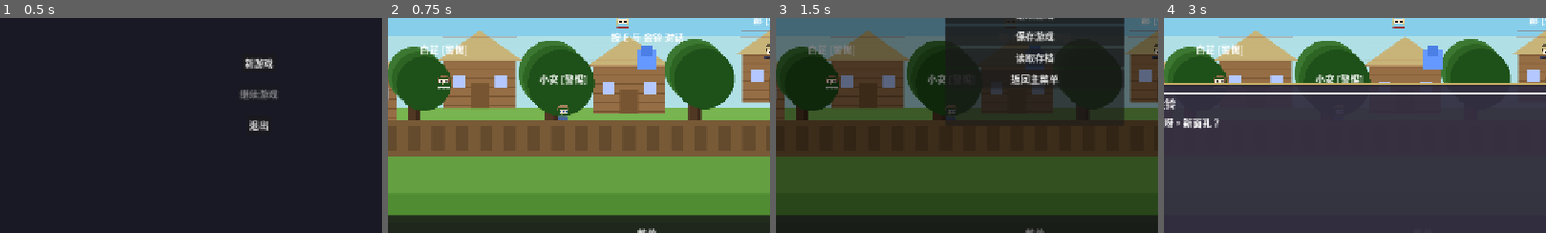
Above: before the commit, frames 1-4 (left to right).
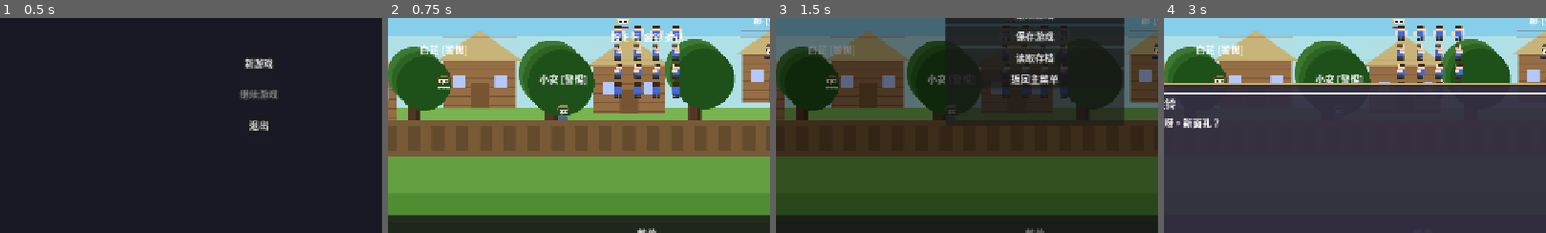
Above: after the commit, the same moments.

Repository: JCVBoss/demon_village_game
Game: Godot game, scene res://scenes/Main.tscn
Two runs of this game, one before a commit and one after it. Both use one fixed random seed, a clock stepped at 60 frames per second and the inputs below.
Inputs:
- Up to frame 1 (0.5 s): no input
- Up to frame 2 (0.75 s): click "新游戏" at 0.5 s
- Up to frame 3 (1.5 s): click "菜单" at 1.25 s
- Up to frame 4 (3 s): click "继续游戏" at 2 s; tap Enter (ui_accept) at 2.75 s; hold Right (ui_right) from 2.78 s (still down); tap E (interact) at 2.85 s
The pictures show only the part of the screen within x 16-66%, y 46-96%; the shares and areas given below are measured in that part.

Frame 1 is identical in both runs. In frame 2, 2.7% of the frame differs, in the area x 58-77%, y 3-38%; in frame 3, 0.3%; in frame 4, 2.2%.

Commit message:
feat: 重构玩家移动系统，支持 8 方向移动 (closes #69)
- 实现 8 方向平滑移动（WASD + 方向键）
- 添加动画状态机（IDLE / WALKING）
- 支持 Shift 键跑步
- 平滑加速/减速移动
- 使用 AnimatedSprite2D 替代 Polygon2D
- 配置移动速度/加速度/摩擦力参数
- 创建玩家控制技术文档
- 添加交互提示 UI

Co-Authored-By: Claude <noreply@anthropic.com>

Diff:
--- a/code/resources/characters/player_spriteframes.tres
+++ b/code/resources/characters/player_spriteframes.tres
@@ -1,12 +1,25 @@
 [gd_resource type="SpriteFrames" load_steps=2 format=3 uid="uid://q1r2s3t4u5v6w"]
 
-[ext_resource type="Texture2D" path="res://assets/sprites/characters/player_walk.png" id="1_walk"]
+[ext_resource type="Texture2D" uid="uid://cplayerwalk001" path="res://assets/sprites/characters/player_walk.png" id="1_walk"]
 
 [resource]
 animations = [{
 "frames": [{
 "duration": 1.0,
-"texture": ExtResource("1_walk")
+"texture": ExtResource("1_walk"),
+"region": Rect2(0, 0, 32, 32)
+}, {
+"duration": 1.0,
+"texture": ExtResource("1_walk"),
+"region": Rect2(32, 0, 32, 32)
+}, {
+"duration": 1.0,
+"texture": ExtResource("1_walk"),
+"region": Rect2(64, 0, 32, 32)
+}, {
+"duration": 1.0,
+"texture": ExtResource("1_walk"),
+"region": Rect2(96, 0, 32, 32)
 }],
 "loop": true,
 "name": "walk_down",
@@ -14,7 +27,20 @@
 }, {
 "frames": [{
 "duration": 1.0,
-"texture": ExtResource("1_walk")
+"texture": ExtResource("1_walk"),
+"region": Rect2(0, 32, 32, 32)
+}, {
+"duration": 1.0,
+"texture": ExtResource("1_walk"),
+"region": Rect2(32, 32, 32, 32)
+}, {
+"duration": 1.0,
+"texture": ExtResource("1_walk"),
+"region": Rect2(64, 32, 32, 32)
+}, {
+"duration": 1.0,
+"texture": ExtResource("1_walk"),
+"region": Rect2(96, 32, 32, 32)
 }],
 "loop": true,
 "name": "walk_left",
@@ -22,7 +48,20 @@
 }, {
 "frames": [{
 "duration": 1.0,
-"texture": ExtResource("1_walk")
+"texture": ExtResource("1_walk"),
+"region": Rect2(0, 64, 32, 32)
+}, {
+"duration": 1.0,
+"texture": ExtResource("1_walk"),
+"region": Rect2(32, 64, 32, 32)
+}, {
+"duration": 1.0,
+"texture": ExtResource("1_walk"),
+"region": Rect2(64, 64, 32, 32)
+}, {
+"duration": 1.0,
+"texture": ExtResource("1_walk"),
+"region": Rect2(96, 64, 32, 32)
 }],
 "loop": true,
 "name": "walk_right",
@@ -30,9 +69,58 @@
 }, {
 "frames": [{
 "duration": 1.0,
-"texture": ExtResource("1_walk")
+"texture": ExtResource("1_walk"),
+"region": Rect2(0, 96, 32, 32)
+}, {
+"duration": 1.0,
+"texture": ExtResource("1_walk"),
+"region": Rect2(32, 96, 32, 32)
+}, {
+"duration": 1.0,
+"texture": ExtResource("1_walk"),
+"region": Rect2(64, 96, 32, 32)
+}, {
+"duration": 1.0,
+"texture": ExtResource("1_walk"),
+"region": Rect2(96, 96, 32, 32)
 }],
 "loop": true,
 "name": "walk_up",
 "speed": 8.0
+}, {
+"frames": [{
+"duration": 1.0,
+"texture": ExtResource("1_walk"),
+"region": Rect2(0, 0, 32, 32)
+}],
+"loop": true,
+"name": "idle_down",
+"speed": 1.0
+}, {
+"frames": [{
+"duration": 1.0,
+"texture": ExtResource("1_walk"),
+"region": Rect2(0, 32, 32, 32)
+}],
+"loop": true,
+"name": "idle_left",
+"speed": 1.0
+}, {
+"frames": [{
+"duration": 1.0,
+"texture": ExtResource("1_walk"),
+"region": Rect2(0, 64, 32, 32)
+}],
+"loop": true,
+"name": "idle_right",
+"speed": 1.0
+}, {
+"frames": [{
+"duration": 1.0,
+"texture": ExtResource("1_walk"),
+"region": Rect2(0, 96, 32, 32)
+}],
+"loop": true,
+"name": "idle_up",
+"speed": 1.0
 }]
--- a/code/scenes/characters/Player.tscn
+++ b/code/scenes/characters/Player.tscn
@@ -1,6 +1,7 @@
-[gd_scene load_steps=4 format=3]
+[gd_scene load_steps=4 format=3 uid="uid://cplayer001"]
 
 [ext_resource type="Script" path="res://scripts/characters/Player.gd" id="1_player"]
+[ext_resource type="SpriteFrames" uid="uid://q1r2s3t4u5v6w" path="res://resources/characters/player_spriteframes.tres" id="2_frames"]
 
 [sub_resource type="CircleShape2D" id="CircleShape2D_collision"]
 radius = 16.0
@@ -16,13 +17,11 @@
 [node name="CollisionShape2D" type="CollisionShape2D" parent="."]
 shape = SubResource("CircleShape2D_collision")
 
-[node name="PlayerBody" type="Polygon2D" parent="."]
-color = Color(0.4, 0.6, 1, 1)
-polygon = PackedVector2Array(-16, -16, 16, -16, 16, 16, -16, 16)
-
-[node name="PlayerHead" type="Polygon2D" parent="."]
-color = Color(0.3, 0.5, 0.9, 1)
-polygon = PackedVector2Array(-10, -24, 10, -24, 10, -8, -10, -8)
+[node name="AnimatedSprite2D" type="AnimatedSprite2D" parent="."]
+sprite_frames = ExtResource("2_frames")
+animation = "walk_down"
+autoplay = "walk_down"
+frame_progress = 0.0
 
 [node name="InteractionArea" type="Area2D" parent="."]
 collision_layer = 0
--- a/code/scripts/characters/Player.gd
+++ b/code/scripts/characters/Player.gd
@@ -1,82 +1,281 @@
 ## Player - 玩家角色
-## 处理玩家移动、交互检测
+## 处理玩家移动、动画状态机、交互检测
+## 支持 8 方向移动和 WASD/方向键输入
 extends CharacterBody2D
 
+# ==================== 信号 ====================
+signal direction_changed(new_direction: Vector2)
+signal movement_state_changed(new_state: MovementState)
+
+# ==================== 枚举 ====================
+enum MovementState { IDLE, WALKING }
+enum Direction { DOWN, DOWN_LEFT, LEFT, UP_LEFT, UP, UP_RIGHT, RIGHT, DOWN_RIGHT }
+
 # ==================== 导出变量 ====================
-@export var speed: float = 200.0  ## 移动速度
+@export_group("Movement")
+@export var walk_speed: float = 150.0  ## 行走速度
+@export var run_speed: float = 250.0   ## 跑步速度（Shift 键）
+@export var acceleration: float = 10.0  ## 加速度
+@export var friction: float = 8.0       ## 摩擦力
+
+@export_group("Interaction")
 @export var interaction_range: float = 60.0  ## 交互范围
 
 # ==================== 状态 ====================
+var current_state: MovementState = MovementState.IDLE
+var current_direction: Direction = Direction.DOWN
 var current_target: Node2D = null
 var is_in_dialogue: bool = false
+var is_running: bool = false
+
+# 动画状态
+var last_movement_direction: Vector2 = Vector2.DOWN
 
 # ==================== 节点引用 ====================
-@onready var player_body: Polygon2D = $PlayerBody
-@onready var player_head: Polygon2D = $PlayerHead
+@onready var animated_sprite: AnimatedSprite2D = $AnimatedSprite2D
 @onready var interaction_area: Area2D = $InteractionArea
 @onready var interaction_label: Label = $InteractionLabel
+@onready var collision_shape: CollisionShape2D = $CollisionShape2D
+
+# ==================== 输入映射 ====================
+# WASD 和方向键都映射到相同的动作
 
 
 func _ready() -> void:
-	# 连接交互区域信号 - 使用 area_entered 检测其他 Area2D（村民）
+	_setup_input_actions()
+	_connect_signals()
+	_initialize_player()
+	print("[Player] 玩家初始化完成，支持 8 方向移动")
+
+
+func _setup_input_actions() -> void:
+	"""设置输入动作映射（如果未定义）"""
+	# 检查并添加 WASD 映射
+	var actions = ["move_up", "move_down", "move_left", "move_right"]
+	for action in actions:
+		if not InputMap.has_action(action):
+			InputMap.add_action(action)
+
+	# 添加按键映射
+	_add_key_to_action("move_up", KEY_W)
+	_add_key_to_action("move_up", KEY_UP)
+	_add_key_to_action("move_down", KEY_S)
+	_add_key_to_action("move_down", KEY_DOWN)
+	_add_key_to_action("move_left", KEY_A)
+	_add_key_to_action("move_left", KEY_LEFT)
+	_add_key_to_action("move_right", KEY_D)
+	_add_key_to_action("move_right", KEY_RIGHT)
+
+
+func _add_key_to_action(action: String, keycode: int) -> void:
+	"""添加按键到动作映射"""
+	var event = InputEventKey.new()
+	event.keycode = keycode
+	InputMap.action_add_event(action, event)
+
+
+func _connect_signals() -> void:
+	"""连接信号"""
 	if interaction_area:
 		interaction_area.area_entered.connect(_on_interaction_area_entered)
 		interaction_area.area_exited.connect(_on_interaction_area_exited)
 
-	# 连接对话管理器信号
 	DialogueManager.dialogue_ended.connect(_on_dialogue_ended)
 
-	# 初始化交互提示
+
+func _initialize_player() -> void:
+	"""初始化玩家状态"""
 	if interaction_label:
 		interaction_label.visible = false
 
-	print("[Player] 玩家初始化完成")
-
-
-func _physics_process(_delta: float) -> void:
-	# 对话中不能移动
+	# 初始化动画
+	_update_animation()
+
+
+func _physics_process(delta: float) -> void:
+	"""物理帧处理"""
 	if is_in_dialogue:
+		_apply_friction(delta)
+		move_and_slide()
 		return
 
+	# 检查是否在跑步
+	is_running = Input.is_action_pressed("run")
+
 	# 处理移动
-	_handle_movement()
+	_handle_movement(delta)
 
 	# 处理交互
 	_handle_interaction()
 
+	# 应用移动
+	move_and_slide()
+
+	# 更新动画
+	_update_animation_state()
+
 
 # ==================== 移动系统 ====================
 
-func _handle_movement() -> void:
+func _handle_movement(delta: float) -> void:
 	"""处理玩家移动输入"""
+	var input_direction = _get_input_direction()
+
+	if input_direction != Vector2.ZERO:
+		# 移动中
+		var target_speed = walk_speed if not is_running else run_speed
+		var target_velocity = input_direction * target_speed
+
+		# 平滑加速
+		velocity = velocity.lerp(target_velocity, acceleration * delta)
+
+		# 更新方向
+		last_movement_direction = input_direction
+		current_direction = _get_direction_from_vector(input_direction)
+
+		# 更新状态
+		if current_state != MovementState.WALKING:
+			_set_movement_state(MovementState.WALKING)
+	else:
+		# 应用摩擦力减速
+		_apply_friction(delta)
+
+
+func _get_input_direction() -> Vector2:
+	"""获取输入方向（8 方向）"""
 	var direction = Vector2.ZERO
 
-	# 获取输入方向
-	if Input.is_action_pressed("ui_left"):
+	if Input.is_action_pressed("move_left"):
 		direction.x -= 1
-	if Input.is_action_pressed("ui_right"):
+	if Input.is_action_pressed("move_right"):
 		direction.x += 1
-	if Input.is_action_pressed("ui_up"):
+	if Input.is_action_pressed("move_up"):
 		direction.y -= 1
-	if Input.is_action_pressed("ui_down"):
+	if Input.is_action_pressed("move_down"):
 		direction.y += 1
 
-	# 标准化方向向量
+	# 标准化并限制为 8 方向
 	if direction.length() > 0:
 		direction = direction.normalized()
-		velocity = direction * speed
-
-		# 翻转玩家朝向
-		if direction.x < 0:
-			player_body.scale.x = -1
-			player_head.scale.x = -1
-		elif direction.x > 0:
-			player_body.scale.x = 1
-			player_head.scale.x = 1
+		# 将角度转换为 8 方向
+		var angle = direction.angle()
+		var snap_angle = snappedf(angle, PI / 4)
+		direction = Vector2.RIGHT.rotated(snap_angle)
+
+	return direction
+
+
+func _apply_friction(delta: float) -> void:
+	"""应用摩擦力"""
+	if velocity.length() > 5:
+		velocity = velocity.lerp(Vector2.ZERO, friction * delta)
 	else:
 		velocity = Vector2.ZERO
-
-	move_and_slide()
+		if current_state != MovementState.IDLE:
+			_set_movement_state(MovementState.IDLE)
+
+
+func _get_direction_from_vector(dir: Vector2) -> Direction:
+	"""从向量获取 8 方向枚举"""
+	var angle = dir.angle()
+
+	# 标准化角度到 [0, 2*PI)
+	while angle < 0:
+		angle += TAU
+
+	# 根据角度返回方向
+	if angle < PI / 8:
+		return Direction.RIGHT
+	elif angle < 3 * PI / 8:
+		return Direction.DOWN_RIGHT
+	elif angle < 5 * PI / 8:
+		return Direction.DOWN
+	elif angle < 7 * PI / 8:
+		return Direction.DOWN_LEFT
+	elif angle < 9 * PI / 8:
+		return Direction.LEFT
+	elif angle < 11 * PI / 8:
+		return Direction.UP_LEFT
+	elif angle < 13 * PI / 8:
+		return Direction.UP
+	elif angle < 15 * PI / 8:
+		return Direction.UP_RIGHT
+	else:
+		return Direction.RIGHT
+
+
+# ==================== 动画系统 ====================
+
+func _update_animation_state() -> void:
+	"""更新动画状态"""
+	if velocity.length() > 5:
+		if current_state != MovementState.WALKING:
+			_set_movement_state(MovementState.WALKING)
+	else:
+		if current_state != MovementState.IDLE:
+			_set_movement_state(MovementState.IDLE)
+
+
+func _set_movement_state(new_state: MovementState) -> void:
+	"""设置移动状态"""
+	if current_state == new_state:
+		return
+	current_state = new_state
+	movement_state_changed.emit(new_state)
+	_update_animation()
+
+
+func _update_animation() -> void:
+	"""更新动画播放"""
+	if not animated_sprite:
+		return
+
+	var anim_name = _get_animation_name()
+
+	if animated_sprite.animation != anim_name:
+		animated_sprite.play(anim_name)
+
+	# 设置动画速度
+	animated_sprite.speed_scale = 1.5 if is_running else 1.0
+
+
+func _get_animation_name() -> String:
+	"""获取当前动画名称"""
+	var prefix = "walk" if current_state == MovementState.WALKING else "idle"
+	var suffix = _get_direction_suffix()
+
+	var full_name = "%s_%s" % [prefix, suffix]
+
+	# 检查动画是否存在，如果不存在则使用基本动画
+	if animated_sprite.sprite_frames and animated_sprite.sprite_frames.has_animation(full_name):
+		return full_name
+	else:
+		# 回退到 4 方向动画
+		match current_direction:
+			Direction.UP, Direction.UP_LEFT, Direction.UP_RIGHT:
+				return "%s_up" % prefix
+			Direction.DOWN, Direction.DOWN_LEFT, Direction.DOWN_RIGHT:
+				return "%s_down" % prefix
+			Direction.LEFT:
+				return "%s_left" % prefix
+			Direction.RIGHT:
+				return "%s_right" % prefix
+			_:
+				return "%s_down" % prefix
+
+
+func _get_direction_suffix() -> String:
+	"""获取方向后缀"""
+	match current_direction:
+		Direction.DOWN: return "down"
+		Direction.DOWN_LEFT: return "down_left"
+		Direction.LEFT: return "left"
+		Direction.UP_LEFT: return "up_left"
+		Direction.UP: return "up"
+		Direction.UP_RIGHT: return "up_right"
+		Direction.RIGHT: return "right"
+		Direction.DOWN_RIGHT: return "down_right"
+		_: return "down"
 
 
 # ==================== 交互系统 ====================
@@ -85,24 +284,21 @@
 	"""处理交互输入"""
 	if Input.is_action_just_pressed("interact"):
 		if current_target and current_target.has_method("start_dialogue"):
-			# 开始对话
 			is_in_dialogue = true
 			current_target.start_dialogue()
 
-			# 隐藏交互提示
 			if interaction_label:
 				interaction_label.visible = false
 
 
 func _on_interaction_area_entered(area: Area2D) -> void:
 	"""进入交互范围"""
-	print("[Player] 检测到 Area: %s, 分组: %s" % [area.name, area.get_groups()])
 	if area.is_in_group("villagers"):
 		current_target = area
 		if interaction_label:
-			interaction_label.text = "按 E 与 %s 对话" % area.villager_name
+			var villager_name = area.villager_name if "villager_name" in area else "村民"
+			interaction_label.text = "按 E 与 %s 对话" % villager_name
 			interaction_label.visible = true
-		print("[Player] 靠近村民: %s" % area.villager_name)
 
 
 func _on_interaction_area_exited(area: Area2D) -> void:
@@ -111,7 +307,6 @@
 		current_target = null
 		if interaction_label:
 			interaction_label.visible = false
-		print("[Player] 离开村民")
 
 
 # ==================== 对话系统回调 ====================
@@ -126,3 +321,13 @@
 func set_position_safe(new_pos: Vector2) -> void:
 	"""安全设置位置"""
 	global_position = new_pos
+
+
+func get_movement_state_name() -> String:
+	"""获取当前状态名称"""
+	return MovementState.keys()[current_state]
+
+
+func get_direction_name() -> String:
+	"""获取当前方向名称"""
+	return Direction.keys()[current_direction]
Not shown, added: code/docs/technical/player_movement.md
